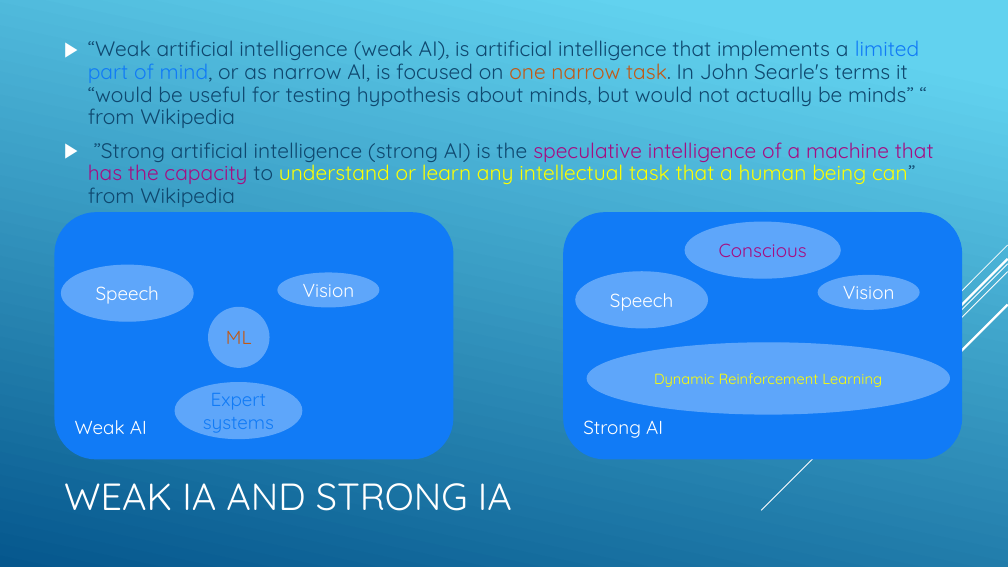
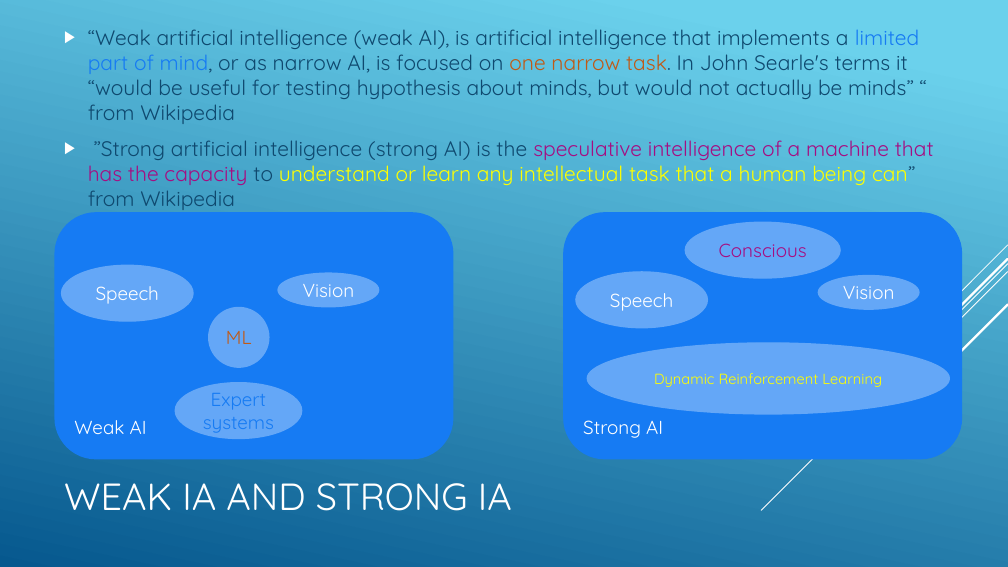
Before and after one commit to jnguyen1192/SIA, a slide deck: slide 3 of SAI_presentation.pptx. Drawn at 1008x567 pixels with LibreOffice and Linux fonts; fonts in the diff are those of the drawing. Boxes give left, top, right and bottom in pixels: in the first picture for what was removed or moved away, otherwise in the second. Text is boxed around its words. In the diff, an @@ line names an element or a change of style, - is before the commit and + after.

```diff
--- a/SAI_presentation.pptx
+++ b/SAI_presentation.pptx
@@ background gradient #62D2EF to #05578D to gradient #6ED2EB to #06588E @@
@@ text "“Weak artificial intelligence (weak AI), ..." at [88, 29, 934, 210]: text colour #0F486F to #0F496F in "“Weak artificial intelligence (weak AI), is artificial ...", "”Strong artificial intelligence (strong AI) is the ..."; text colour #117BF6 to #167BF3 in "limited part of mind,"; text colour #C15916 to #C15A16 in "one narrow task."; line spacing 0.9 to 1; more space between paragraphs @@
@@ rounded rectangle "Weak AI" at [55, 213, 453, 459]: fill #117BF6 to #167BF3; outline #117BF6 1.25 pt to #167BF3 1.25 pt; proportions changed @@
```
Also in this commit, not shown: 22 other slides changed.
